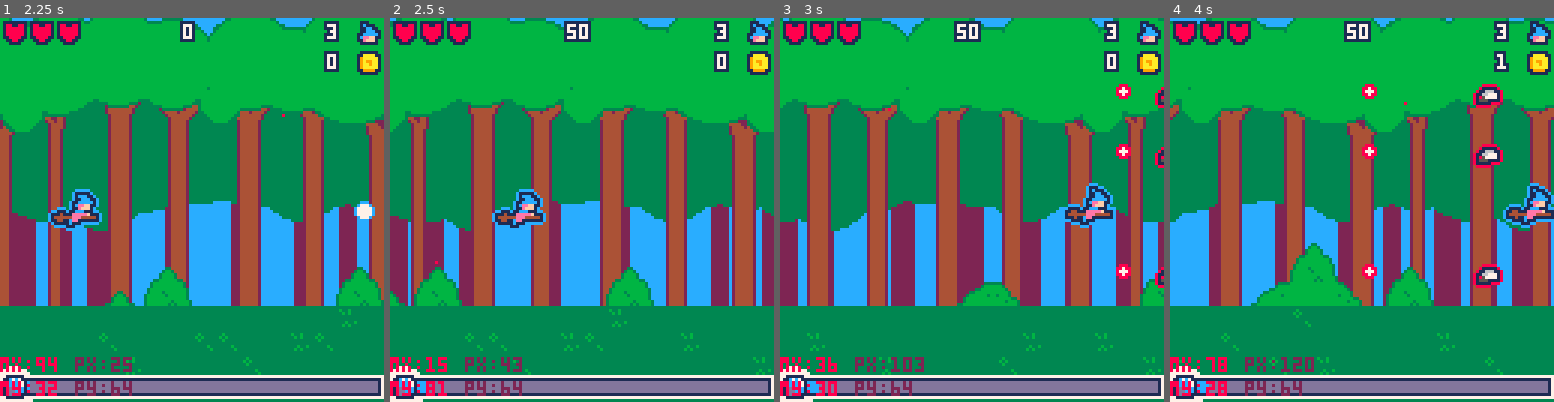
Above: before the commit, frames 1-4 (left to right).
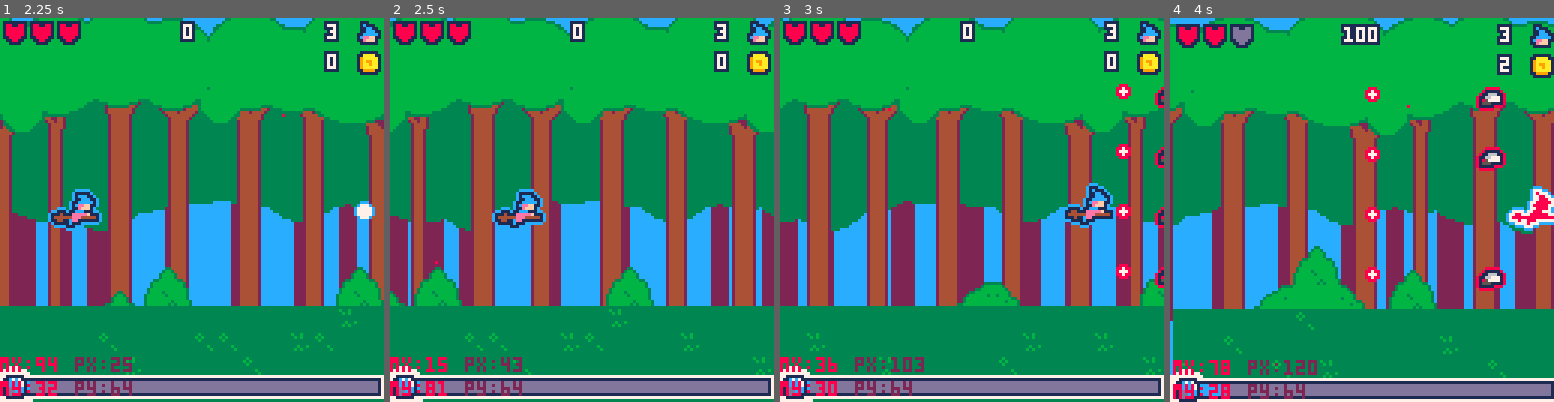
Above: after the commit, the same moments.

Repository: roseblack02/pico8-witch_blaster
Game: PICO-8 cartridge witch_blaster.p8
The game is run twice, just before and just after one commit, with the same random seed, the same clock (stepped at 60 frames per second) and the same inputs.
Inputs (mouse positions are in pixels of both pictures, inside the frame that each line leads up to):
- Up to frame 1 (2.25 s): tap X (X key) at 0.33, 0.7, 1.43 s; click (157, 121) at 0.67 s; tap O (Z key) at 1.07, 1.8 s; click (218, 267) at 1.22 s; click (280, 114) at 1.77 s
- Up to frame 2 (2.5 s): click (436, 259) at 2.32 s; hold Right from 2.33 s (still down); tap O (Z key) at 2.43 s
- Up to frame 3 (3 s): keep holding Right; tap X (X key) at 2.58 s; click (887, 106) at 2.87 s
- Up to frame 4 (4 s): tap O (Z key) at 3.07, 3.7 s; tap X (X key) at 3.1, 3.62 s; release Right at 3.33 s; hold Right from 3.38 s (still down); click (1342, 256) at 3.42 s; click (1404, 102) at 3.97 s

Frame 1 is identical in both runs. In frame 2, 0.3% of the frame differs, in the area x 7-53%, y 0-98%; in frame 3, 0.5%; in frame 4, 24%, in the area x 0-100%, y 0-100%.

Commit message:
bullets despawn faster, shop prices increased, and item drop chances chaged

Diff:
--- a/witch_blaster.p8
+++ b/witch_blaster.p8
@@ -408,11 +408,11 @@
 	if (open and btnp(5)) open=false buying=true
 
 	if buying and btnp(4) then
-		if(cursor.y==34 and player.coins>6 and hp_upgrades<3) player.coins-=3 player.max_hp+=1 player.hp=player.max_hp hp_upgrades+=1 sfx(6)
-		if(cursor.y==42 and player.coins>6 and dmg_upgrades<3) player.coins-=5 player.dmg+=0.5 dmg_upgrades+=1 sfx(6)
-		if(cursor.y==50 and player.coins>14) player.coins-=5 player.lives+=1 sfx(6)
-		if(cursor.y==58 and player.coins>9 and blast_upgrades<5) player.coins-=7 player.blast_dur-=0.2 blast_upgrades+=1 sfx(6)
-		if(cursor.y==66 and player.coins>9 and magic_upgrades<5) player.coins-=7 player.mag_gained+=2 magic_upgrades+=1 sfx(6)
+		if(cursor.y==34 and player.coins>9 and hp_upgrades<3) player.coins-=10 player.max_hp+=1 player.hp=player.max_hp hp_upgrades+=1 sfx(6)
+		if(cursor.y==42 and player.coins>12 and dmg_upgrades<3) player.coins-=13 player.dmg+=0.5 dmg_upgrades+=1 sfx(6)
+		if(cursor.y==50 and player.coins>17) player.coins-=18 player.lives+=1 sfx(6)
+		if(cursor.y==58 and player.coins>14 and blast_upgrades<5) player.coins-=15 player.blast_dur-=0.2 blast_upgrades+=1 sfx(6)
+		if(cursor.y==66 and player.coins>14 and magic_upgrades<5) player.coins-=15 player.mag_gained+=2 magic_upgrades+=1 sfx(6)
 		if(cursor.y==74) buying=false close=true sfx(5)
 	end
 
@@ -472,11 +472,11 @@
 	end
 
 	if buying then
-		print("hp $7",10,34,1)
-		print("dmg $7",10,42,1)
-		print("lives $15",10,50,1)
-		print("blast $10",10,58,1)
-		print("magic $10",10,66,1)
+		print("hp $10",10,34,1)
+		print("dmg $13",10,42,1)
+		print("lives $18",10,50,1)
+		print("blast $15",10,58,1)
+		print("magic $15",10,66,1)
 		print("leave",10,74,1)
 		spr(cursor.sprite,cursor.x,cursor.y)
 
@@ -567,7 +567,7 @@
 						del(enemy_objs,self)
 						player.points+=self.points
 						--randomly drop a pickup
-						local rand=flr(rnd(15))+1
+						local rand=flr(rnd(11))+1
 
 						if (rand==1) make_powerup(self.x,self.y)
 						if (rand==2) make_health(self.x,self.y)
@@ -629,6 +629,7 @@
 		hp=8,
 		sprite=42,
 		points=250,
+		shoot_timer=0,
 		update=function(self)
 			self.x-=0.5
 
@@ -799,7 +800,7 @@
 			if (direction[4]) self.x-=speed
 
 			--delete self if off screen
-			if (self.x>(player.x+128) or self.x<player.x-128 or self.y>(player.y+128) or self.y<player.y-128) del(bullet_objs,self)
+			if (self.x>(player.x+120) or self.x<player.x-120 or self.y>(player.y+120) or self.y<player.y-120) del(bullet_objs,self)
 		end,
 		draw=function(self)
 			circfill(self.x,self.y,self.width/2,12)
